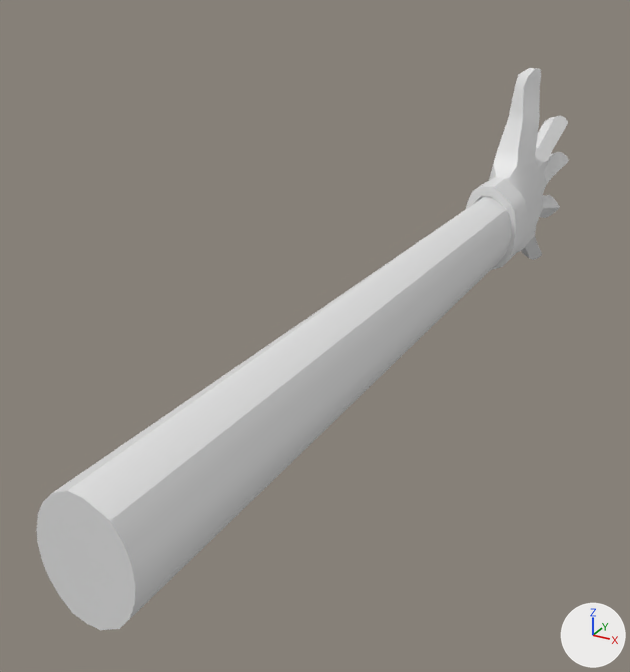
What one commit did to the FBX model TelekineticBrawler/Assets/Hand/Hand.fbx.
Both versions are drawn from a camera (50 mm lens) standing at (1.78, -5.75, 1.6) and looking at (-0.31, -1.95, -0.3). Every picture has the same lights, and +X, +Y and +Z are marked at lower right. The picture after the commit comes second. Where no turn or scale is listed for an object, it has been applied to the vertices.

The older version as bpy lines, for what is in view:
```python
me_cylinder_010 = bpy.data.meshes.new('Cylinder.010')
me_cylinder_010.from_pydata(...)  # 703 vertices, 708 faces; spans x -0.16..0.27, y -5.3..0.27, z -0.67..0.83
ob_hand = bpy.data.objects.new('Hand', me_cylinder_010)
ob_hand.location = (0.109, 1.049, 0.074)
```
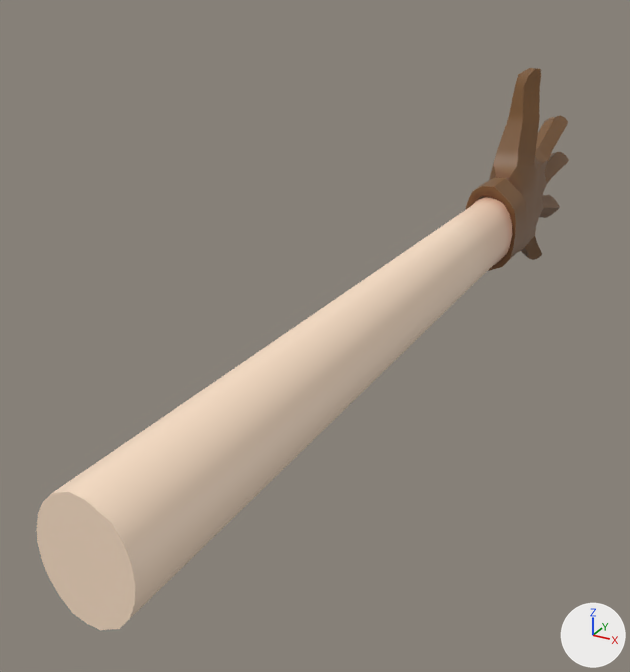
Where the change shows, as pixel boxes [x1, y1, x2, y2] in the pictures (630 x 672 px):
'Hand', recoloured
    both: [36, 68, 569, 630]

Patch to the scene script:
```diff
--- a/TelekineticBrawler/Assets/Hand/Hand.fbx.py
+++ b/TelekineticBrawler/Assets/Hand/Hand.fbx.py
@@ img_handtexture_png @@
+img_handtexture_png = load_image('HandTexture.png', 'HandTexture.png', 1024, 1024, 'sRGB')
@@ mat_material @@
+mat_material = principled_material('Material')
+mat_material.texture = img_handtexture_png
@@ me_cylinder_010 @@
 me_cylinder_010.from_pydata(...)  # 703 vertices, 708 faces; spans x -0.16..0.27, y -5.3..0.27, z -0.67..0.83
+me_cylinder_010.materials.append(mat_material)  # picture img_handtexture_png
```
